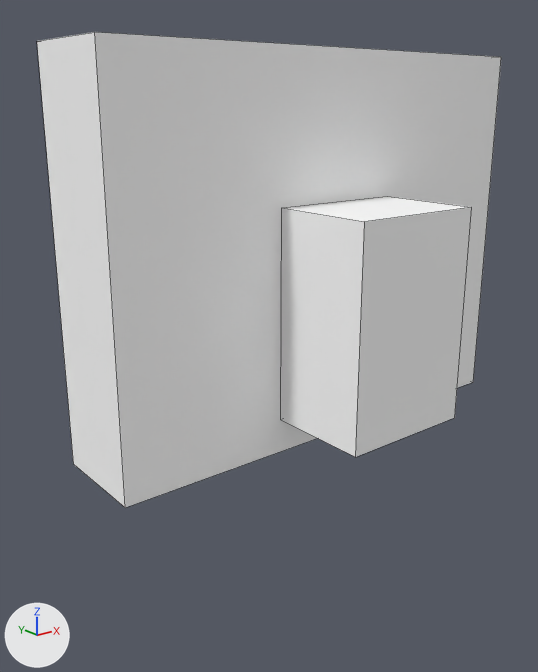
Before and after pictures for a commit that changed the OBJ model ender_infection_colored/src/main/resources/assets/ender_infection/models/block/design/lab_monitor.obj.
Rendered twice from a 50 mm lens placed at (-0.406, -1.693, 0.851), pointed at (0.417, -0.664, 0.44). Every picture has the same lights, and +X, +Y and +Z are marked at lower left. The first picture is the older version. Mesh edges are drawn as thin lines. Where no turn or scale is listed for an object, it has been applied to the vertices. Vertices at exactly the same position are counted once.

In view in the first picture: 'lab_monitor'.
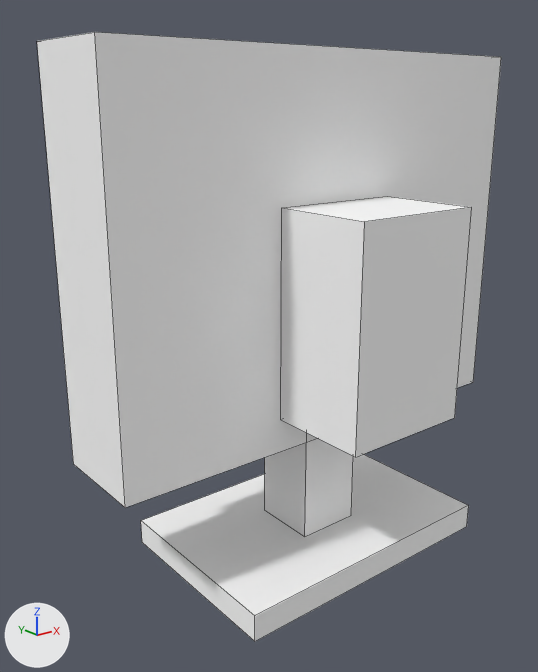
The edits, one by one:
me_lab_monitor is used by ob_lab_monitor; location (0.0, 0.0, 0.0).
me_lab_monitor had 32 vertices, 24 faces and spanned x 0.062..0.938, y -0.938..-0.538, z 0.25..0.938.
me_lab_monitor now has 48 vertices, 36 faces and spans x 0.062..0.938, y -0.938..-0.5, z 0.0..0.938.
me_lab_monitor part 1: a new loose piece, a box spanning x 0.219..0.781, y -0.875..-0.5, z 0.0..0.05, in mat_atlas (its picture is missing).
me_lab_monitor part 2: a new loose piece, a box spanning x 0.438..0.562, y -0.75..-0.625, z 0.05..0.344, in mat_atlas (its picture is missing).

Changed parts and their boxes [x1, y1, x2, y2] in the pictures (538 x 672 px):
'lab_monitor', reshaped (28% taller)
    before: [37, 32, 501, 508]
    after: [37, 32, 501, 641]
part 1 of me_lab_monitor, added
    after: [141, 454, 469, 641]
part 2 of me_lab_monitor, added
    after: [265, 434, 353, 536]
